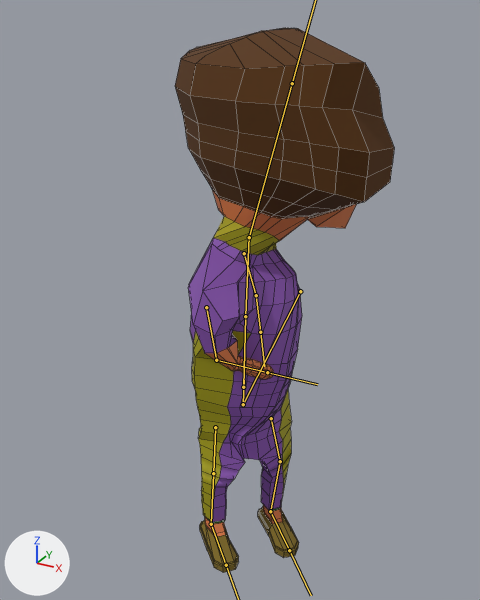
One commit to the FBX model PrototypeLogicGame/Assets/Sprites/3D_FBX/Character/Hero(small).fbx: the scene before it, then after it.
One viewpoint serves both versions: a camera (50 mm lens) standing at (3.5, -6.31, 6.57) and looking at (-0.1, 0.23, 3.31). Arrows for +X, +Y and +Z are at lower left; the lights stay in place. Both versions are drawn at frame 40 of the action 'Арматура|Look around'; the numbers are the values there. The bones that bend it are drawn over the model as lines. Mesh edges are drawn as thin lines.

Names of what the first picture shows: 'Hero'.
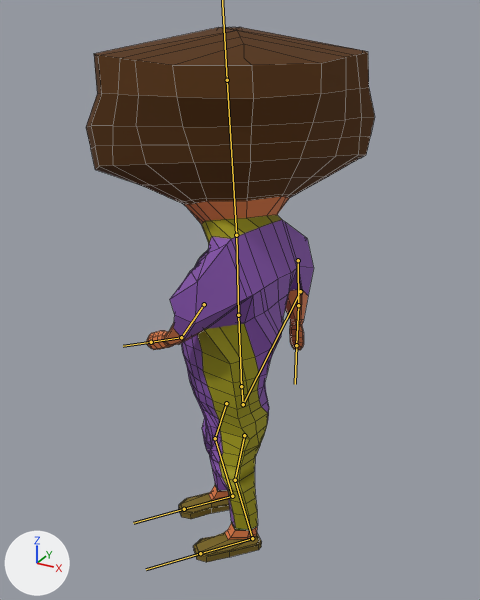
Boxes (x1, y1, x2, y2) around the edits, measured in the pictures (480 x 600 px):
'Hero', posed (32% wider): before (175, 28, 394, 573); after (86, 27, 375, 562)
bone 'Very Lower Body', root to tip: before (243, 404) to (244, 380); after (243, 404) to (241, 379)
bone 'Lower body', root to tip: before (243, 387) to (245, 316); after (241, 386) to (238, 315)
bone 'Upper body', root to tip: before (245, 316) to (249, 236); after (238, 315) to (236, 234)
bone 'Shoulder_L', root to tip: before (244, 253) to (256, 295); after (204, 304) to (181, 337)
bone 'Forearm_L', root to tip: before (256, 295) to (260, 332); after (181, 337) to (151, 342)
bone 'Shoulder_R', root to tip: before (206, 307) to (216, 360); after (298, 260) to (298, 305)
bone 'Forearm_R', root to tip: before (216, 360) to (267, 372); after (298, 305) to (296, 345)
bone 'Head', root to tip: before (249, 237) to (292, 83); after (236, 235) to (227, 80)

The change, as a diff of the scene's bpy script:
```diff
--- a/PrototypeLogicGame/Assets/Sprites/3D_FBX/Character/Hero(small).fbx.py
+++ b/PrototypeLogicGame/Assets/Sprites/3D_FBX/Character/Hero(small).fbx.py
@@ bone_very_lower_body @@
 bone_very_lower_body = bpy.data.objects['Арматура'].pose.bones['Very Lower Body']  # child of 'Main'
-bone_very_lower_body.rotation_quaternion = (0.919, 0.0, 0.392, -0.032)  # degrees (-2, 46, -5)
+bone_very_lower_body.rotation_quaternion = (0.931, 0.0, -0.364, 0.03)  # degrees (-2, -43, 4)
@@ bone_lower_body @@
 bone_lower_body = bpy.data.objects['Арматура'].pose.bones['Lower body']  # child of 'Very Lower Body'
-bone_lower_body.rotation_quaternion = (0.987, 0.0, 0.162, -0.006)  # degrees (0, 19, -1)
+bone_lower_body.rotation_quaternion = (0.987, 0.0, -0.163, 0.006)  # degrees (0, -19, 1)
@@ bone_upper_body @@
 bone_upper_body = bpy.data.objects['Арматура'].pose.bones['Upper body']  # child of 'Lower body'
-bone_upper_body.rotation_quaternion = (0.939, 0.0, 0.345, -0.012)  # degrees (-1, 40, -2)
+bone_upper_body.rotation_quaternion = (0.942, 0.0, -0.336, 0.012)  # degrees (-1, -39, 2)
@@ bone_shoulder_l @@
 bone_shoulder_l = bpy.data.objects['Арматура'].pose.bones['Shoulder_L']  # child of 'Upper body'
-bone_shoulder_l.rotation_quaternion = (0.939, 0.111, -0.001, -0.327)  # degrees (12, 4, -38)
+bone_shoulder_l.rotation_quaternion = (0.904, 0.265, -0.073, -0.328)  # degrees (32, 2, -39)
@@ bone_forearm_l @@
 bone_forearm_l = bpy.data.objects['Арматура'].pose.bones['Forearm_L']  # child of 'Shoulder_L'
-bone_forearm_l.rotation_quaternion = (0.997, -0.075, -0.005, -0.021)  # degrees (-9, -1, -2)
+bone_forearm_l.rotation_quaternion = (0.956, 0.286, -0.063, -0.035)  # degrees (34, -6, -6)
@@ bone_shoulder_r @@
 bone_shoulder_r = bpy.data.objects['Арматура'].pose.bones['Shoulder_R']  # child of 'Upper body'
-bone_shoulder_r.rotation_quaternion = (0.934, 0.044, 0.051, 0.352)  # degrees (7, 4, 42)
+bone_shoulder_r.rotation_quaternion = (0.935, -0.054, 0.031, 0.349)  # degrees (-5, 5, 41)
@@ bone_forearm_r @@
 bone_forearm_r = bpy.data.objects['Арматура'].pose.bones['Forearm_R']  # child of 'Shoulder_R'
-bone_forearm_r.rotation_quaternion = (0.824, 0.534, 0.045, 0.187)  # degrees (65, -7, 21)
+bone_forearm_r.rotation_quaternion = (0.997, 0.023, -0.013, 0.074)  # degrees (3, -2, 8)
@@ bone_head @@
 bone_head = bpy.data.objects['Арматура'].pose.bones['Head']  # child of 'Upper body'
-bone_head.rotation_quaternion = (0.937, 0.0, 0.334, -0.104)  # degrees (-5, 39, -14)
+bone_head.rotation_quaternion = (0.943, 0.0, -0.317, 0.099)  # degrees (-4, -37, 13)
```
